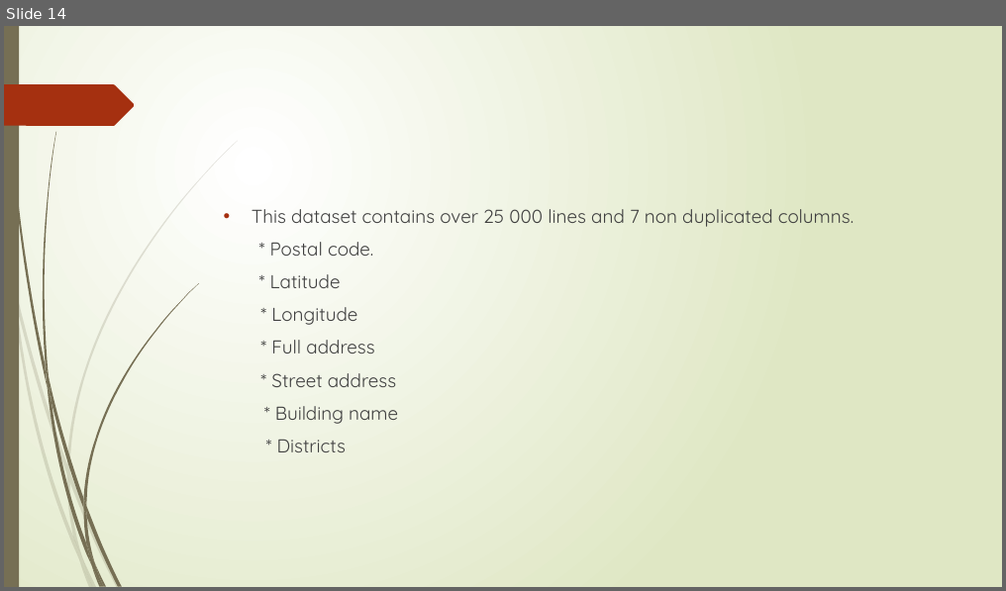
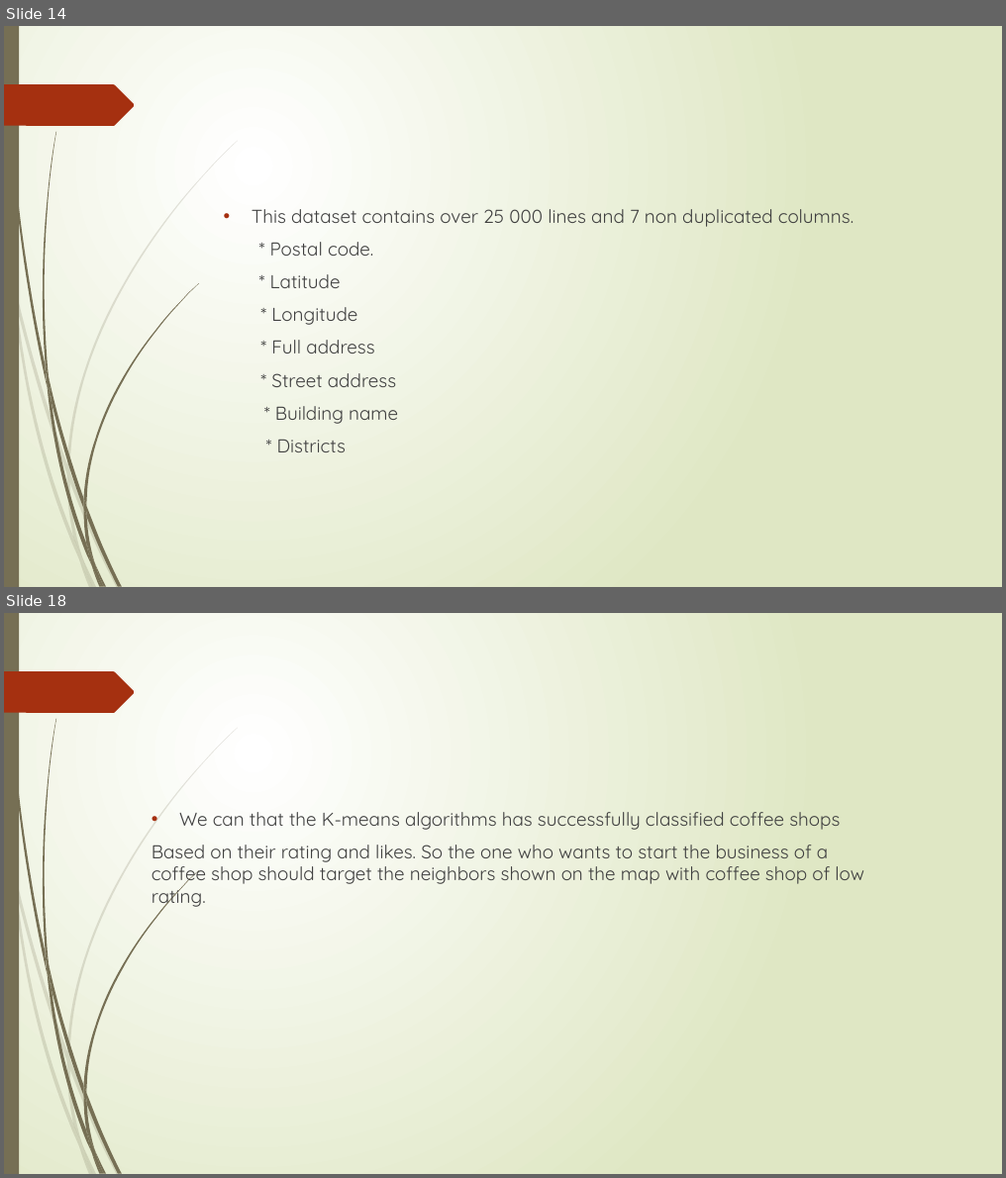
Before and after one commit to mehdimasri/CapstoneWeek4, a slide deck: Project Pin Pointer.pptx. Shown one above the other, each under a label of ours: slide 14 before the commit, slides 14 and 18 after it; the slides between them are not shown. The pictures are 1006x591 and 1006x1178 pixels, drawn with LibreOffice and Linux fonts; fonts in the diff are those of the drawing. Boxes give left, top, right and bottom in pixels: in the first picture for what was removed or moved away, otherwise in the second. Text is boxed around its words. In the diff, an @@ line names an element or a change of style, - is before the commit and + after.

```diff
--- a/Project Pin Pointer.pptx
+++ b/Project Pin Pointer.pptx
@@ slide 18 added at (4, 613, 1002, 1174), background gradient #FFFFFF to #DFE8C4; not listed: 24 template elements that a slide beside it also shows @@
@@ text added at (152, 812, 864, 909), 18 pt, text #404040 @@
+• We can that the K-means algorithms has successfully classified coffee shops
+Based on their rating and likes. So the one who wants to start the business of a coffee shop should target the neighbors shown on the map with coffee shop of low rating.
```
Also in this commit, not shown: 1 slide changed, 3 other slides added.
